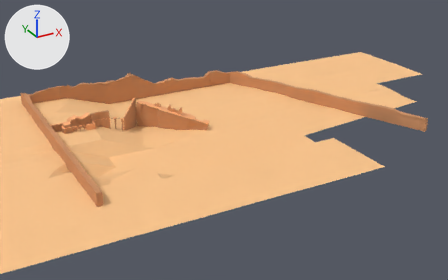
The FBX model EcoSphere/Assets/Models/Levels/level1.fbx, before and after one commit.
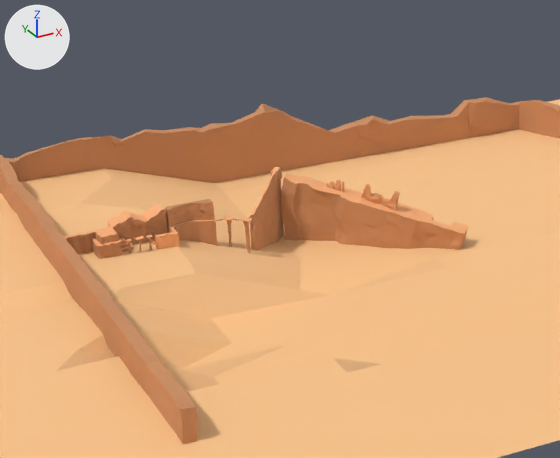
Each version is shown whole from a 50 mm camera at (-227.0, -973.0, 399.0) aimed at (274.0, -62.0, -57.0), then close up on the part from 6% to 55% of the width and 11% to 76% of the height. Every picture has the same lights, and +X, +Y and +Z are marked at upper left. Where no turn or scale is listed for an object, it has been applied to the vertices.
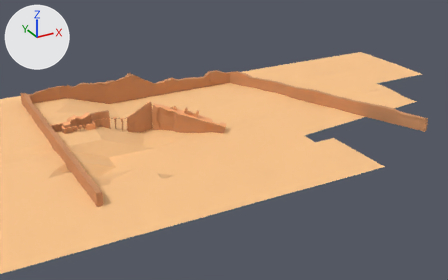
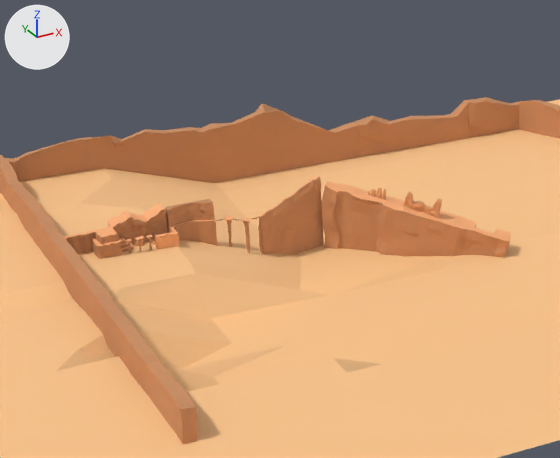
What differs and where, as boxes [x1, y1, x2, y2] in the close-ups (560 x 458 px):
```json
{"object": "Cube.009", "change": "moved, turned", "before": [281, 178, 468, 250], "after": [322, 186, 510, 257]}
{"object": "Cube.001", "change": "moved, turned", "before": [250, 168, 284, 251], "after": [258, 177, 324, 254]}
{"object": "Cube.011", "change": "moved, turned", "before": [284, 173, 468, 234], "after": [325, 181, 511, 241]}
{"object": "Cube.010", "change": "moved", "before": [361, 184, 400, 211], "after": [403, 192, 442, 218]}
{"object": "Cube.002", "change": "moved, turned", "before": [251, 167, 280, 215], "after": [260, 176, 320, 217]}
{"object": "Icosphere.001", "change": "moved", "before": [334, 180, 341, 191], "after": [376, 188, 382, 198]}
```

The change, as JSON lines over the scene's bpy script:
```json
{"op": "set", "path": "ob_icosphere_001.location", "old": "(176.8, 8.6, 5.1)", "new": "(196.1, -20.0, 5.1)"}
{"op": "set", "path": "ob_cube_009.location", "old": "(196.5, -8.8, -12.5)", "new": "(216.2, -37.0, -12.5)"}
{"op": "set", "path": "ob_cube_009.rotation_euler", "old": "(0.0217, 0.264, -0.627)", "new": "(0.0217, 0.264, -0.606)", "note": "degrees (1.2, 15, -36) -> degrees (1.2, 15, -35)"}
{"op": "set", "path": "ob_cube_002.location", "old": "(125.0, 16.3, -1.1)", "new": "(135.8, -2.3, -1.1)"}
{"op": "set", "path": "ob_cube_002.rotation_euler", "old": "(0.0, 0.0, 2.877)", "new": "(0.0, 0.0, 2.262)", "note": "degrees (0, 0, 165) -> degrees (0, 0, 130)"}
{"op": "set", "path": "ob_cube_001.location", "old": "(125.0, 16.3, -1.1)", "new": "(135.8, -2.3, -1.1)"}
{"op": "set", "path": "ob_cube_001.rotation_euler", "old": "(0.0, 0.0, 2.877)", "new": "(0.0, 0.0, 2.262)", "note": "degrees (0, 0, 165) -> degrees (0, 0, 130)"}
{"op": "set", "path": "ob_cube_011.location", "old": "(196.5, -8.8, -12.5)", "new": "(216.2, -37.0, -12.5)"}
{"op": "set", "path": "ob_cube_011.rotation_euler", "old": "(0.0217, 0.264, -0.627)", "new": "(0.0217, 0.264, -0.606)", "note": "degrees (1.2, 15, -36) -> degrees (1.2, 15, -35)"}
{"op": "set", "path": "ob_cube_010.location", "old": "(200.0, -10.9, -3.4)", "new": "(219.7, -39.1, -3.4)"}
```
